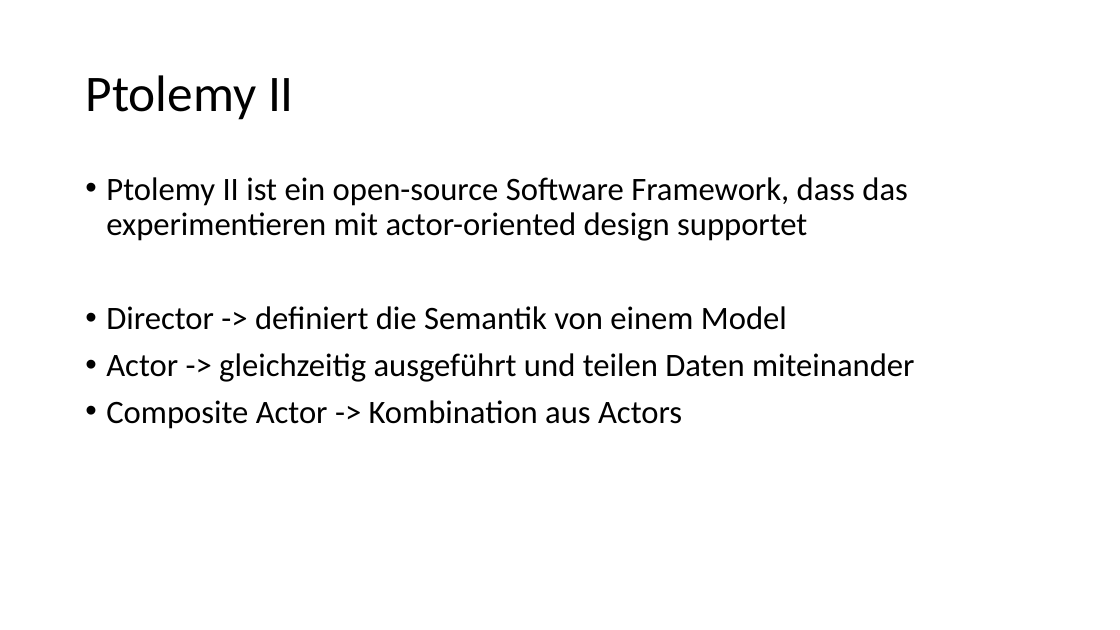
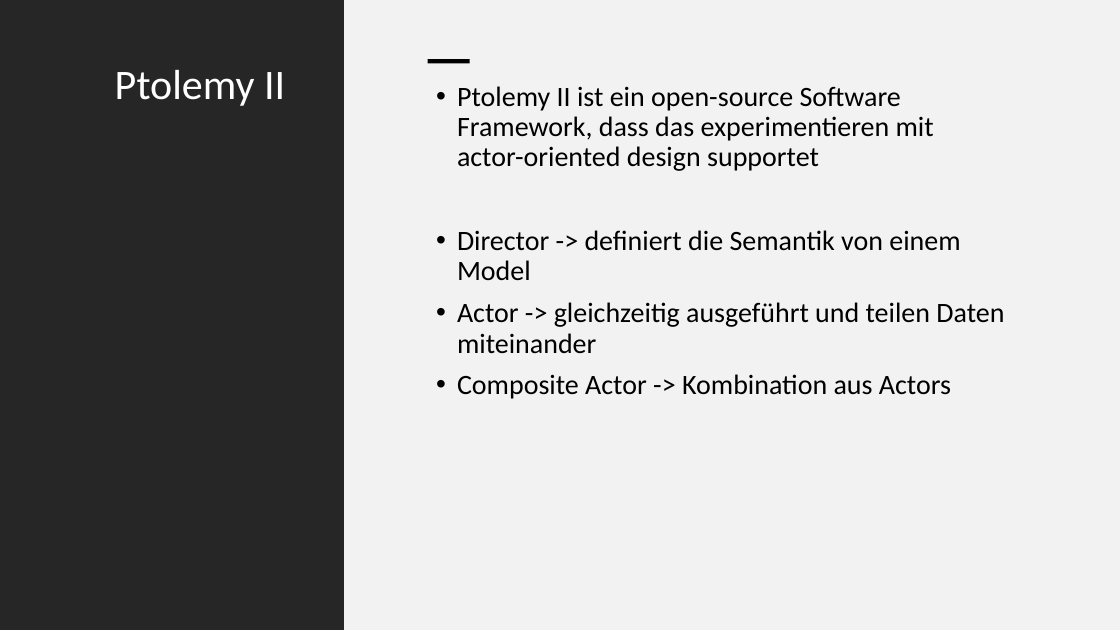
Before and after one commit to code-drey/car_simulation, a slide deck: slide 4 of Presentation/Traffic-flow-modeling-and-analysis.pptx. Drawn at 1120x630 pixels with LibreOffice and Linux fonts; fonts in the diff are those of the drawing. Boxes give left, top, right and bottom in pixels: in the first picture for what was removed or moved away, otherwise in the second. Text is boxed around its words. In the diff, an @@ line names an element or a change of style, - is before the commit and + after.

Commit message:
some design changes on presentation

```diff
--- a/Presentation/Traffic-flow-modeling-and-analysis.pptx
+++ b/Presentation/Traffic-flow-modeling-and-analysis.pptx
@@ rectangle added at bbox=[0, 0, 344, 630], fill #262626 @@
@@ rectangle added at bbox=[344, 0, 1120, 630], fill #F2F2F2 @@
@@ title "Ptolemy II": place and size @@
-title "Ptolemy II" at bbox=[85, 75, 294, 120]
+title "Ptolemy II" at bbox=[115, 70, 285, 106]
@@ title "Ptolemy II" at bbox=[115, 70, 285, 106]: size 44 to 36 pt, text colour #000000 to #FFFFFF; vertical alignment middle to top @@
@@ rectangle added at bbox=[428, 59, 470, 63], fill #000000 @@
@@ text "Ptolemy II ist ein open-source ...": place and size @@
-text "Ptolemy II ist ein open-source ..." at bbox=[106, 177, 914, 429]
+text "Ptolemy II ist ein open-source ..." at bbox=[457, 86, 1004, 399]
@@ text "Ptolemy II ist ein open-source ..." at bbox=[457, 86, 1004, 399]: size 28 to 24 pt @@
```
Also in this commit, not shown: 6 other slides changed, 1 slide added, 1 slide removed.
